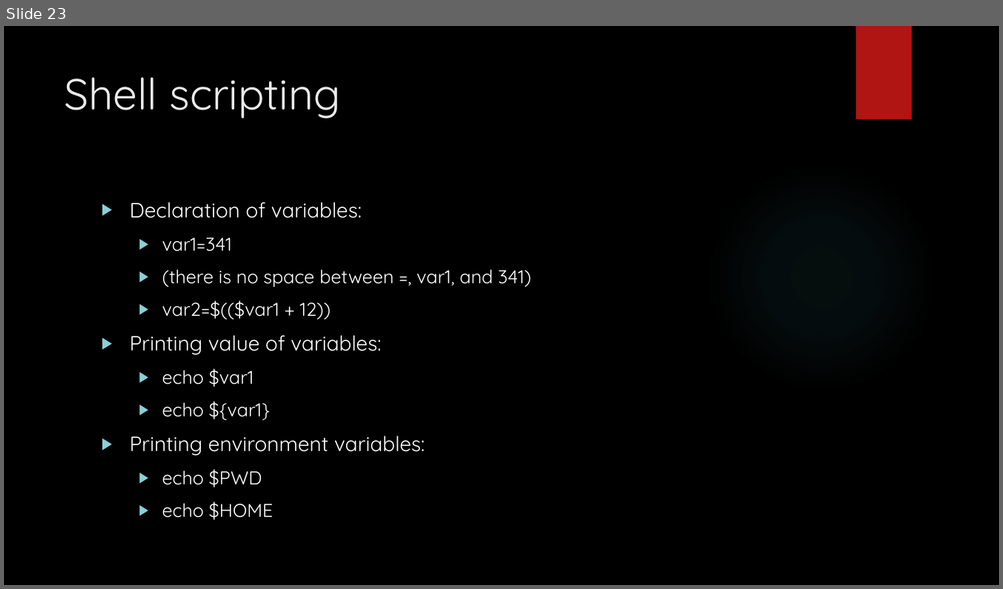
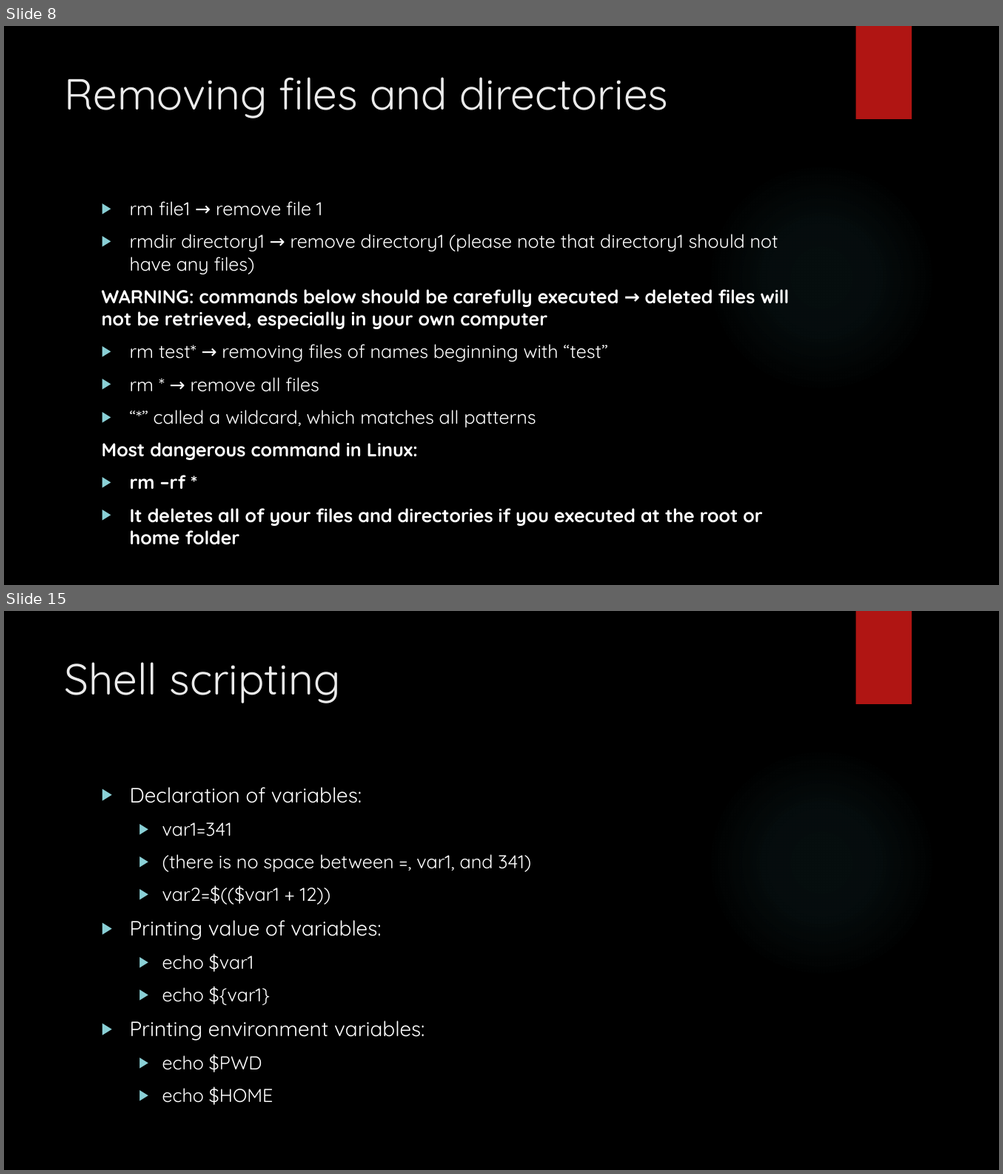
Before and after one commit to sysmedicine/KCLModule2_2021, a slide deck: Slides/IntroToLinux_Day2.pptx. Shown one above the other, each under a label of ours: slide 23 before the commit, slides 8 and 15 after it; the slides between them are not shown. The pictures are 1003x589 and 1003x1174 pixels, drawn with LibreOffice and Linux fonts; fonts in the diff are those of the drawing; background and template pictures are left out. Boxes give left, top, right and bottom in pixels: in the first picture for what was removed or moved away, otherwise in the second. Text is boxed around its words. In the diff, an @@ line names an element or a change of style, - is before the commit and + after.

Commit message:
update linux day 2

```diff
--- a/Slides/IntroToLinux_Day2.pptx
+++ b/Slides/IntroToLinux_Day2.pptx
@@ slide 8 added at bbox=[4, 26, 999, 585], background picture (left out); not listed: 2 template elements that a slide beside it also shows @@
@@ title added at bbox=[64, 77, 668, 118], 42 pt, text #EBEBEB @@
+Removing files and directories
@@ text added at bbox=[102, 201, 789, 545], 18 pt, text #FFFFFF, bold @@
+▶ rm file1 → remove file 1
+▶ rmdir directory1 → remove directory1 (please note that directory1 should not have any files)
+WARNING: commands below should be carefully executed → deleted files will not be retrieved, especially in your own computer
+▶ rm test* → removing files of names beginning with “test”
+▶ rm * → remove all files
+▶ “*” called a wildcard, which matches all patterns
+Most dangerous command in Linux:
+▶ rm –rf *
+▶ It deletes all of your files and directories if you executed at the root or home folder
@@ what was slide 23 is now slide 15 @@
```
Also in this commit, not shown: 4 slides changed, 10 other slides added, 19 slides removed, 1 other file.
